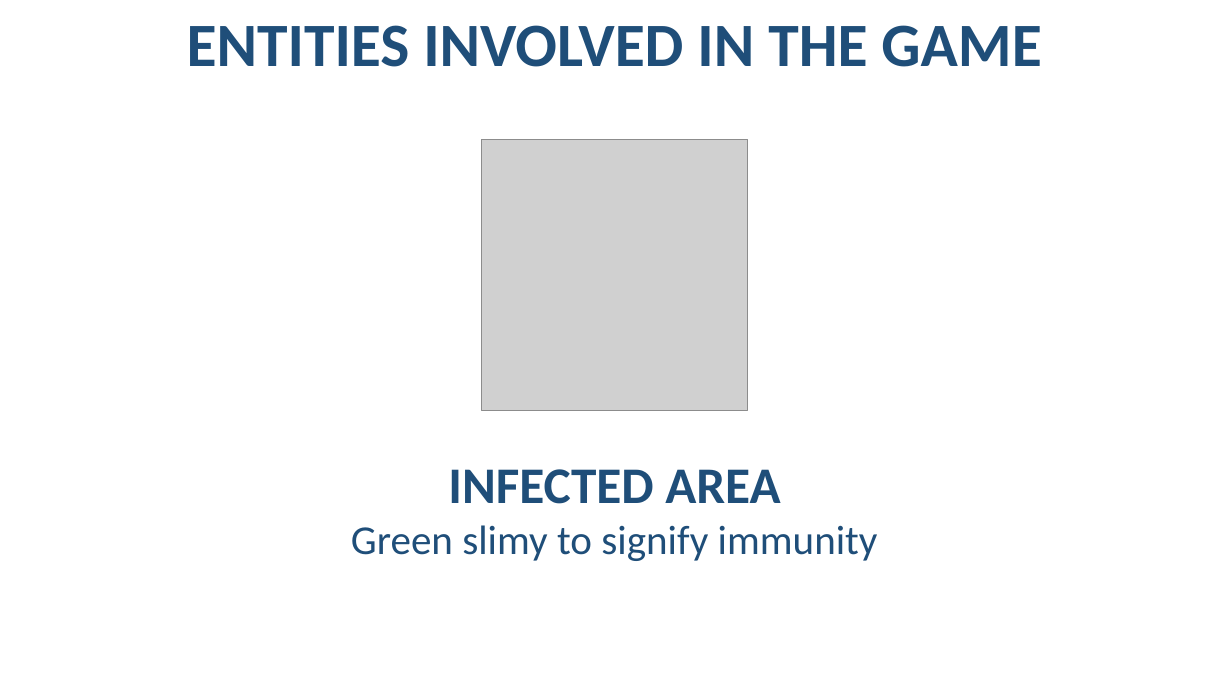
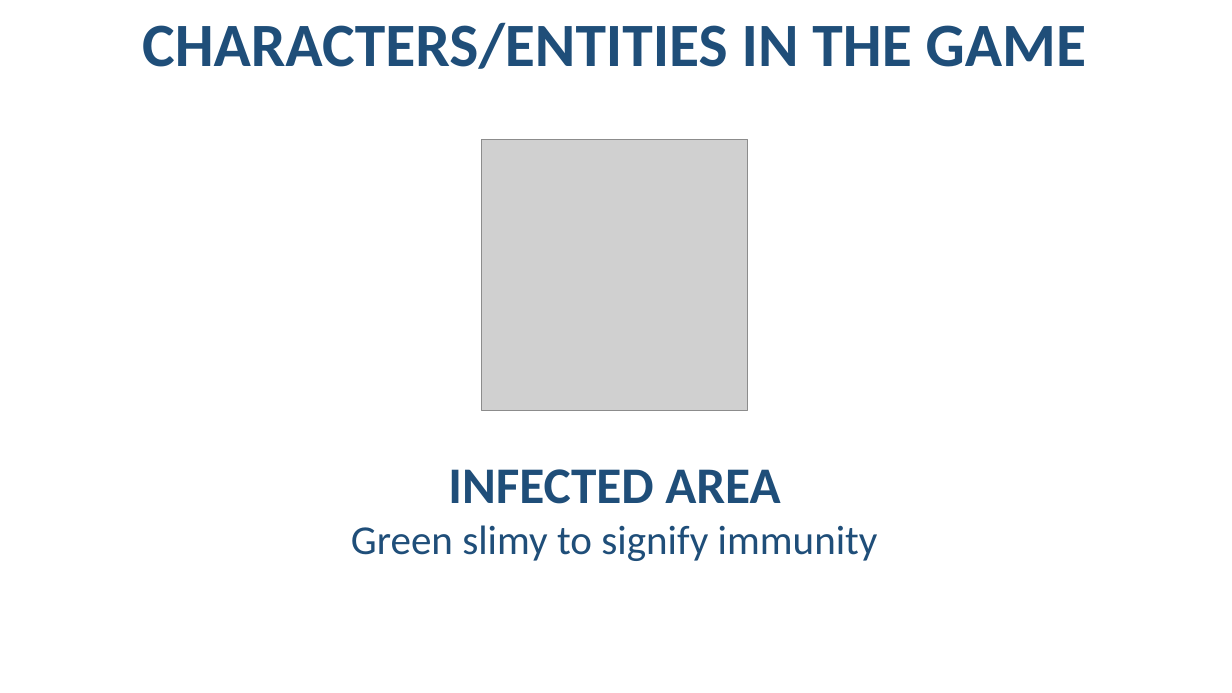
Before and after one commit to Paul-Marte/MyGame, a slide deck: slide 10 of Documents/Xyrus.pptx. Drawn at 1232x693 pixels with LibreOffice and Linux fonts; fonts in the diff are those of the drawing; grey boxes stand for pictures; background and template pictures are left out. Boxes give left, top, right and bottom in pixels: in the first picture for what was removed or moved away, otherwise in the second. Text is boxed around its words. In the diff, an @@ line names an element or a change of style, - is before the commit and + after.

```diff
--- a/Documents/Xyrus.pptx
+++ b/Documents/Xyrus.pptx
@@ text at (142,22,1086,69): text changed @@
-ENTITIES INVOLVED IN THE GAME
+CHARACTERS/ENTITIES IN THE GAME
```
Also in this commit, not shown: 10 other slides changed, 10 slides added, 1 slide removed, 56 other files.
